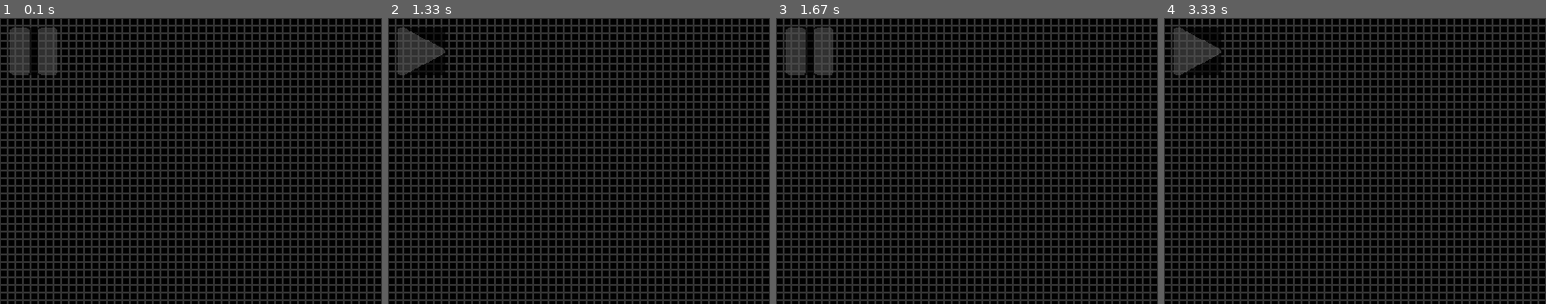
Above: before the commit, frames 1-4 (left to right).
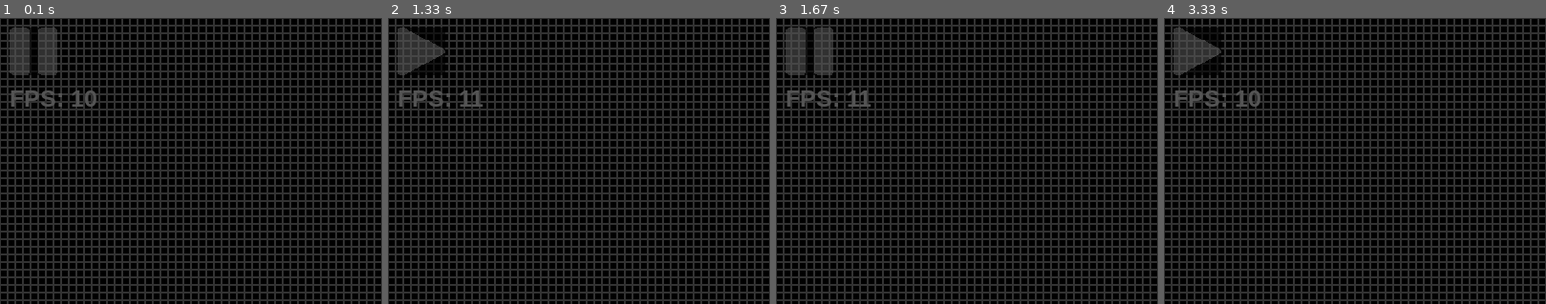
Above: after the commit, the same moments.

Repository: nicovgross/game-of-life
Game: pygame game, started from game-of-life.py
Two runs of this game, one before a commit and one after it. Both use one fixed random seed, a clock stepped at 60 frames per second and the inputs below.
Inputs (mouse positions are % of the whole screen's width and height, from its top left):
- Up to frame 1 (0.1 s): no input
- Up to frame 2 (1.33 s): tap Space at 0.33, 0.73, 1.23 s; hold Up 0.67-1.13 s; hold Down from 1.17 s (still down)
- Up to frame 3 (1.67 s): release Down at 1.47 s; hold Up from 1.5 s (still down); tap Space at 1.57 s
- Up to frame 4 (3.33 s): release Up at 1.87 s; move the mouse to (59, 26) at 1.9 s; click (59, 26) at 2.03 s; hold Down 2.3-2.67 s; tap Space at 2.37, 2.77, 3.1 s; hold Up 2.7-3 s; hold Down from 3.03 s (still down)
The pictures show only the part of the screen within x 0-50%, y 0-50%; the shares and areas given below are measured in that part.

The runs differ from the first frame. In frame 1, 0.5% of the frame differs, in the area x 2-26%, y 25-31%; in frame 2, 0.5%; in frame 3, 0.5%; in frame 4, 0.5%.

Commit message:
Add display FPS on screen

Diff:
--- a/game-of-life.py
+++ b/game-of-life.py
@@ -123,8 +123,10 @@
     screen = pygame.display.set_mode((WIDTH, HEIGHT), pygame.RESIZABLE)
     pygame.display.set_caption("Game of Life")
     clock = pygame.time.Clock()
+    pygame.font.init()
 
     FPS = 10  #frames per second
+    font = pygame.font.SysFont("Arial", 25, bold=True)
     board = initialize_board(GRID_SIZE)
     running = False
     offset = [0, 0] #indicates how far the grid has been dragged, and used to display the grid in the correct position
@@ -133,22 +135,26 @@
     #dictionary that handles mouse dragging
     state = {"dragging": False, "initial_position": None}
 
-    pause_icon = pygame.image.load("img\Pause_icon.png")
-    unpause_icon = pygame.image.load("img\\Unpause_icon.png")
+    pause_icon = pygame.image.load(r"img/Pause_icon.png")
+    unpause_icon = pygame.image.load(r"img/Unpause_icon.png")
     pause_icon_scaled = pygame.transform.scale(pause_icon, (50, 50))
     unpause_icon_scaled = pygame.transform.scale(unpause_icon, (50, 50))
-    pause_icon_scaled.set_alpha(150)
-    unpause_icon_scaled.set_alpha(150)
 
     while True:
+        FPS_text = font.render(f"FPS: {FPS}", True, (84, 84, 84))
+
         board, running, CELL_SIZE, offset, grid, FPS = handle_events(board, running, CELL_SIZE, offset, state, grid, FPS)
 
         draw_grid(board, screen, CELL_SIZE, offset, grid)
 
+        screen.blit(FPS_text, (10, 70))
+
         if running:
             board = update_board(board)
+            unpause_icon_scaled.set_alpha(150)
             screen.blit(unpause_icon_scaled, (10, 10))
         else:
+            pause_icon_scaled.set_alpha(150)
             screen.blit(pause_icon_scaled, (10, 10))
 
         pygame.display.flip()
